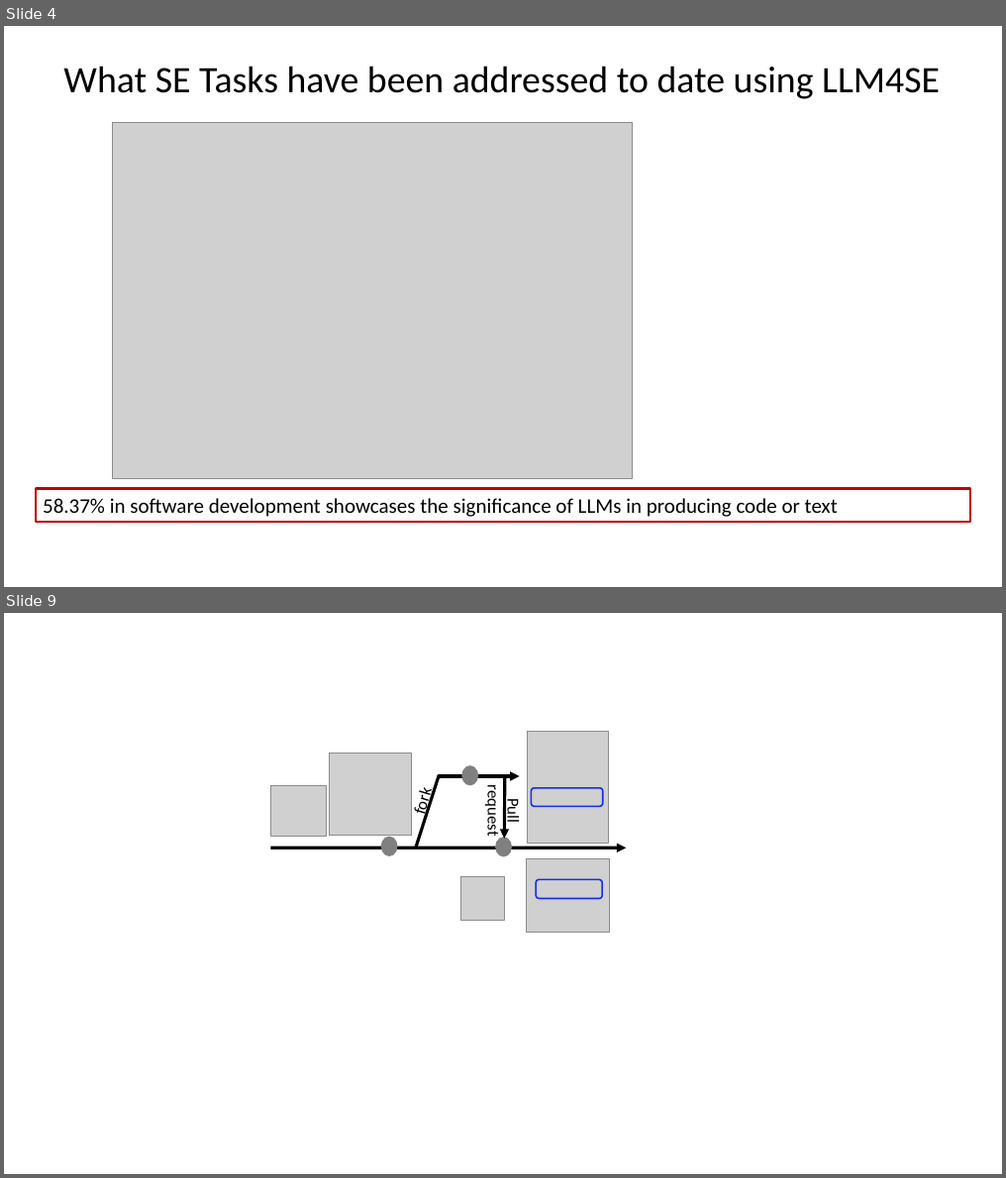
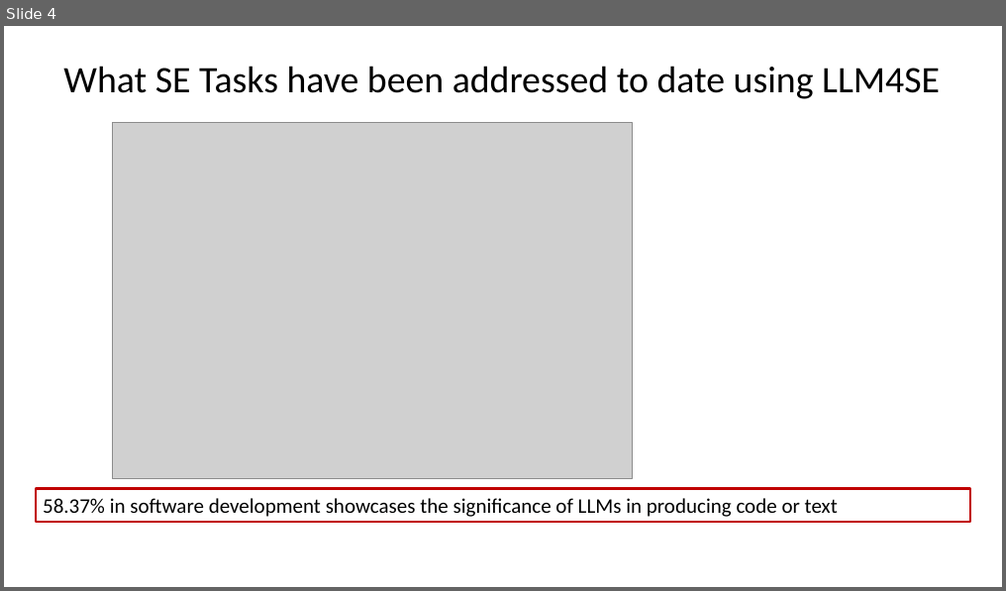
Before and after one commit to johnxu21/johnxu21.github.io, a slide deck: teaching/CS472/Timetable/LLM.pptx. Shown one above the other, each under a label of ours: slides 4 and 9 before the commit, slide 4 after it; the slides between them are not shown. The pictures are 1006x1178 and 1006x591 pixels, drawn with LibreOffice and Linux fonts; fonts in the diff are those of the drawing; grey boxes stand for pictures. Boxes give left, top, right and bottom in pixels: in the first picture for what was removed or moved away, otherwise in the second. Text is boxed around its words. In the diff, an @@ line names an element or a change of style, - is before the commit and + after.

```diff
--- a/teaching/CS472/Timetable/LLM.pptx
+++ b/teaching/CS472/Timetable/LLM.pptx
@@ slide 9 removed at box(4, 613, 1002, 1174), background #FFFFFF @@
@@ picture removed at box(330, 753, 412, 836) @@
@@ picture removed at box(270, 786, 327, 837) @@
@@ group removed at box(409, 731, 609, 857): 2 ellipses, 2 arrows, 2 texts, 1 line, 1 picture @@
-fork
-Pull request
@@ rounded rectangle removed at box(531, 788, 603, 806) @@
@@ arrow removed from (270, 848) to (626, 848) @@
@@ ellipse removed at box(381, 837, 397, 856) @@
@@ picture removed at box(461, 876, 505, 921) @@
@@ picture removed at box(526, 859, 610, 933) @@
@@ rounded rectangle removed at box(537, 879, 603, 898) @@
```
Also in this commit, not shown: 5 slides changed, 1 other file.
